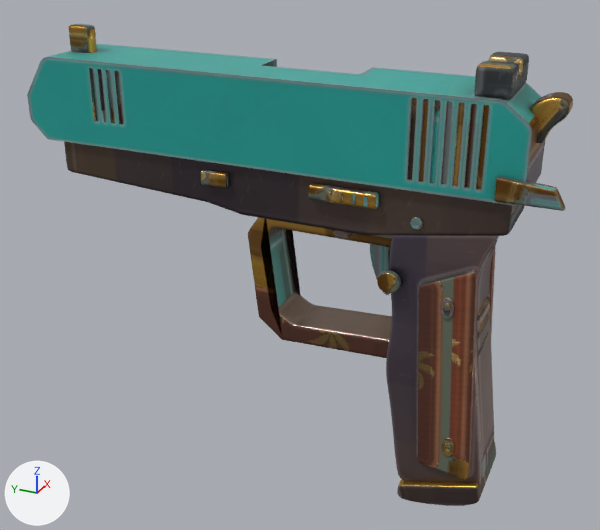
An edit to the glTF model public/models/arsenal/pistol.glb, drawn before and after from the same camera.
The view is the same before and after, from a 50 mm camera at (-0.296, -0.079, 0.134) aimed at (0.002, 0.055, -0.015). Arrows for +X, +Y and +Z are at lower left; the lights stay in place. The first picture is the older version. Where no turn or scale is listed for an object, it has been applied to the vertices. Vertices at exactly the same position are counted once.

Before the edit, the objects in view are built like this:
```python
me_hammer_001 = bpy.data.meshes.new('hammer.001')
me_hammer_001.from_pydata(...)  # 184 vertices, 364 faces; spans x -0.005..0.005, y -0.0078..0.0078, z -0.0085..0.0085
me_hammer_001.materials.append(mat_pistol_mat)
me_mag = bpy.data.meshes.new('mag')
me_mag.from_pydata(...)  # 330 vertices, 648 faces; spans x -0.0175..0.0175, y -0.0189..0.0189, z -0.0552..0.0552
me_mag.materials.append(mat_pistol_mat)
me_pistol_body = bpy.data.meshes.new('pistol_body')
me_pistol_body.from_pydata(...)  # 3824 vertices, 7552 faces; spans x -0.019..0.019, y -0.114..0.114, z -0.083..0.083
me_pistol_body.materials.append(mat_pistol_mat)
me_pistol_slide = bpy.data.meshes.new('pistol_slide')
me_pistol_slide.from_pydata(...)  # 2125 vertices, 4226 faces; spans x -0.017..0.017, y -0.107..0.107, z -0.023..0.023
me_pistol_slide.materials.append(mat_pistol_mat)
me_trigger_001 = bpy.data.meshes.new('trigger.001')
me_trigger_001.from_pydata(...)  # 174 vertices, 344 faces; spans x -0.0037..0.0037, y -0.0048..0.0048, z -0.0151..0.0151
me_trigger_001.materials.append(mat_pistol_mat)
ob_pistol_body = bpy.data.objects.new('pistol_body', me_pistol_body)
ob_pistol_body.location = (-0.0005, 0.0624, -0.0188)
ob_pistol_hammer = bpy.data.objects.new('pistol_hammer', me_hammer_001)
ob_pistol_hammer.location = (0.0, -0.0399, 0.0605)
ob_pistol_mag = bpy.data.objects.new('pistol_mag', me_mag)
ob_pistol_mag.location = (0.0, -0.0152, -0.0521)
ob_pistol_slide = bpy.data.objects.new('pistol_slide', me_pistol_slide)
ob_pistol_slide.location = (0.0, 0.069, 0.0565)
ob_pistol_trigger = bpy.data.objects.new('pistol_trigger', me_trigger_001)
ob_pistol_trigger.location = (0.0, 0.0175, -0.0031)
# also in view: 'pistol_release' at (-0.017, 0.029, 0.027)
```
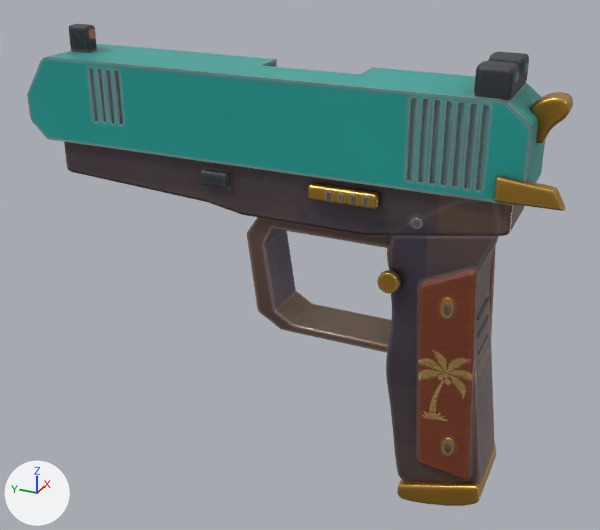
Boxes [x1, y1, x2, y2] around the edits, measured in the pictures (600 x 530 px; the box of a moved part takes in the faces that stretch with it):
'pistol_trigger', moved (mostly hidden afterwards): before [370, 244, 391, 295]; after [387, 248, 390, 267]
part 1 of me_pistol_body, moved or reshaped: before [248, 199, 561, 358]; after [247, 199, 561, 353]
part 2 of me_pistol_body, surface changed: [64, 142, 565, 485] in both
part 3 of me_mag, surface changed (lighter): [397, 442, 496, 506] in both
part 4 of me_pistol_slide, surface changed: [69, 24, 545, 190] in both

The change, as a diff of the scene's bpy script:
```diff
--- a/public/models/arsenal/pistol.glb.py
+++ b/public/models/arsenal/pistol.glb.py
@@ me_pistol_body @@
 # used by ob_pistol_body; location = (-0.0005, 0.0624, -0.0188)
-me_pistol_body.from_pydata(...)  # 3824 vertices, 7552 faces; spans x -0.019..0.019, y -0.114..0.114, z -0.083..0.083
+me_pistol_body.from_pydata(...)  # 3832 vertices, 7568 faces; spans x -0.019..0.019, y -0.114..0.114, z -0.083..0.083
+# me_pistol_body part 1: 83 vertices moved from x -0.019..0.016, y -0.091..0.012, z -0.025..0.053 to x -0.019..0.016, y -0.091..0.012, z -0.022..0.053; 193 vertices removed from x -0.01..0.011, y -0.072..0.012, z -0.027..0.033; 201 vertices added at x -0.01..0.011, y -0.072..0.012, z -0.022..0.033
+# me_pistol_body part 2: 5923 kept faces spanning x -0.019..0.019, y -0.114..0.114, z -0.083..0.083 get new texture (UV) coordinates
+# other edits to the shape of me_pistol_body do not show in these pictures
 me_pistol_body.materials.append(mat_pistol_mat)
@@ me_mag @@
 me_mag.from_pydata(...)  # 330 vertices, 648 faces; spans x -0.0175..0.0175, y -0.0189..0.0189, z -0.0552..0.0552
 # used by ob_pistol_mag; location = (0.0, -0.0152, -0.0521)
+# me_mag part 3: texture (UV) coordinates of 612 of 648 faces, centred in x -0.0175..0.0175, y -0.0188..0.0188, z -0.0552..0.0552, changed; they spanned u 0.33..0.97, v 0.26..0.98 and now span u 0.01..0.98, v 0.07..0.97
 me_mag.materials.append(mat_pistol_mat)
@@ me_pistol_slide @@
 me_pistol_slide.from_pydata(...)  # 2125 vertices, 4226 faces; spans x -0.017..0.017, y -0.107..0.107, z -0.023..0.023
 # used by ob_pistol_slide; location = (0.0, 0.069, 0.0565)
+# me_pistol_slide part 4: texture (UV) coordinates of 3013 of 4226 faces, centred in x -0.017..0.017, y -0.107..0.107, z -0.023..0.023, changed; they spanned u 0.01..0.99, v 0.01..0.99 and now span u 0.01..0.99, v 0.01..0.99
 me_pistol_slide.materials.append(mat_pistol_mat)
@@ ob_pistol_trigger @@
 ob_pistol_trigger = bpy.data.objects.new('pistol_trigger', me_trigger_001)
-ob_pistol_trigger.location = (0.0, 0.0175, -0.0031)
+ob_pistol_trigger.location = (0.0, 0.0095, -0.0031)
```
